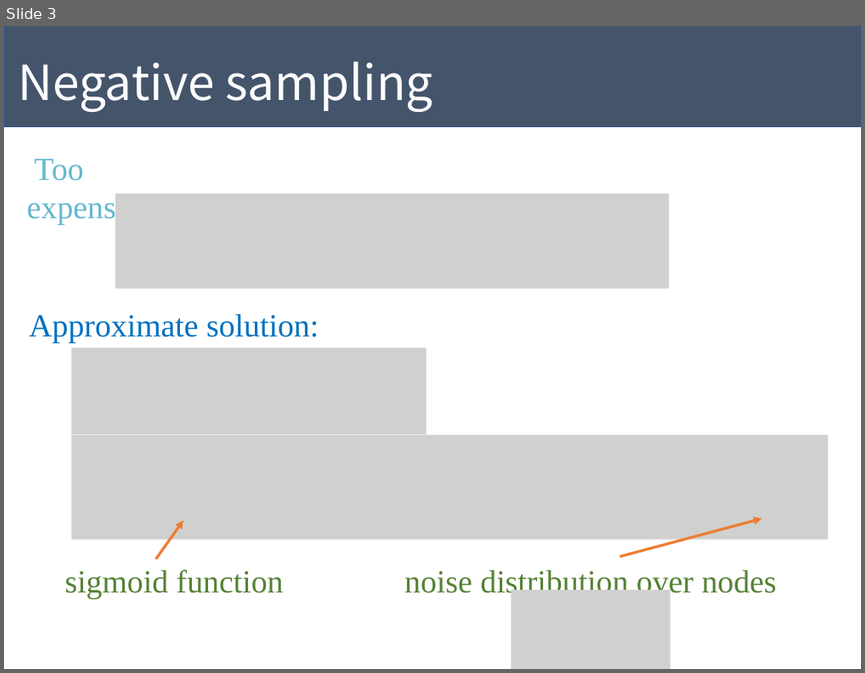
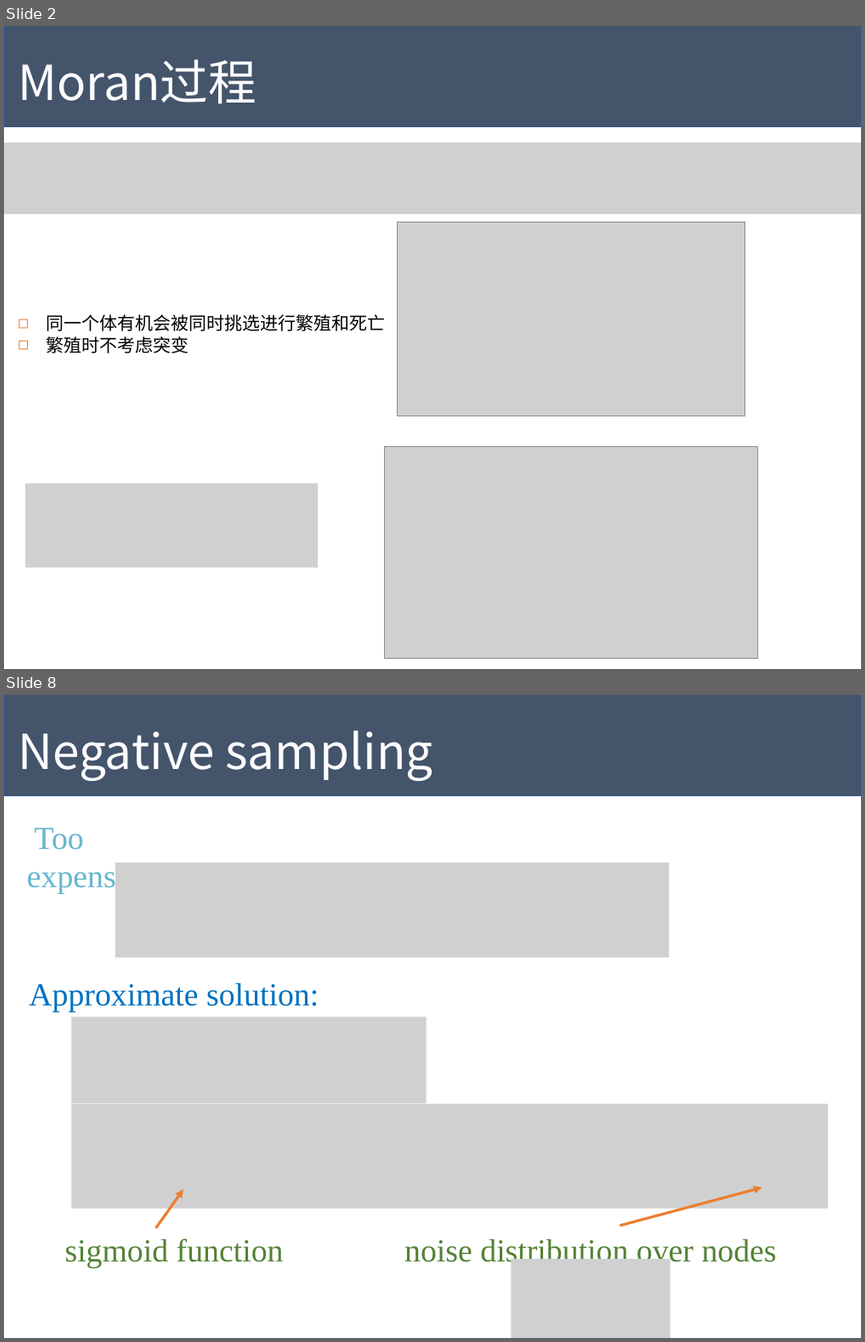
Before and after one commit to Tigerrr07/GNN-tiger, a slide deck: dynamics/pre.pptx. Shown one above the other, each under a label of ours: slide 3 before the commit, slides 2 and 8 after it; the slides between them are not shown. The pictures are 865x673 and 865x1342 pixels, drawn with LibreOffice and Linux fonts; fonts in the diff are those of the drawing; grey boxes stand for pictures. Boxes give left, top, right and bottom in pixels: in the first picture for what was removed or moved away, otherwise in the second. Text is boxed around its words. In the diff, an @@ line names an element or a change of style, - is before the commit and + after.

```diff
--- a/dynamics/pre.pptx
+++ b/dynamics/pre.pptx
@@ slide 2 added at (4,26,861,669), background #FFFFFF @@
@@ rectangle added at (4,26,861,127), fill #44546A, outline #325491 1 pt @@
@@ text added at (18,59,256,104), 54 pt, text #FCFCFF @@
+Moran过程
@@ picture added at (4,143,861,215) @@
@@ picture added at (398,222,744,415) @@
@@ text added at (46,314,386,353), 20 pt, text #000000 @@
+◻ 同一个体有机会被同时挑选进行繁殖和死亡
+◻ 繁殖时不考虑突变
@@ picture added at (385,446,757,658) @@
@@ picture added at (25,483,318,567) @@
@@ what was slide 3 is now slide 8 @@
```
Also in this commit, not shown: 2 slides changed, 4 other slides added, 2 other files.
